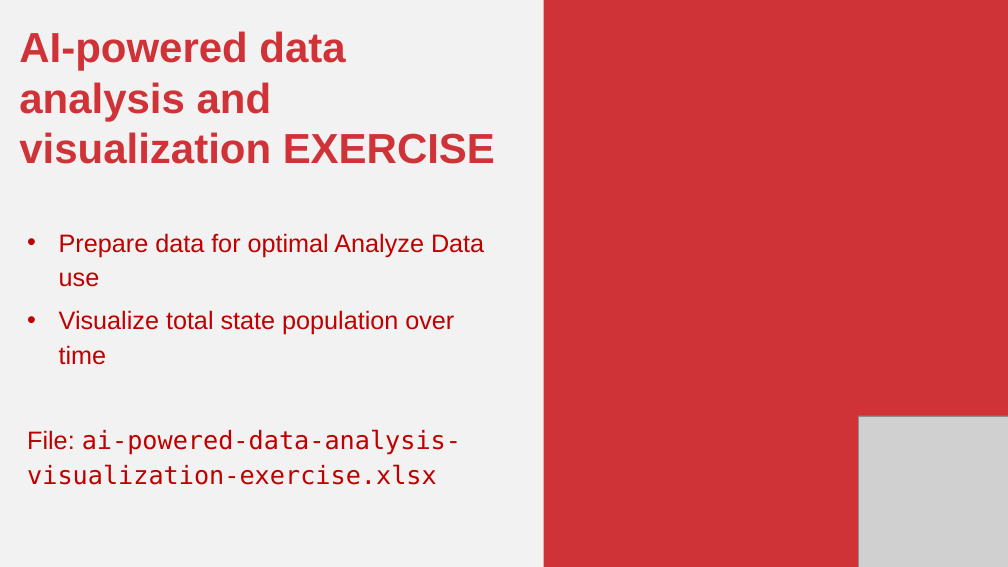
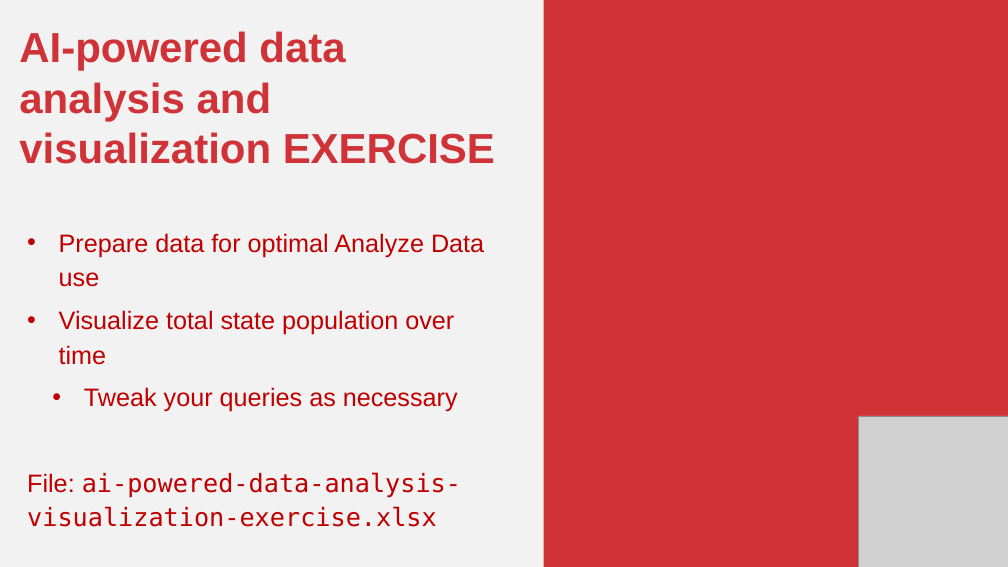
Before and after one commit to stringfestdata/xlgs-2024-analytics-2_0, a slide deck: slide 17 of xlgs-analytics-2_0-slides.pptx. Drawn at 1008x567 pixels with LibreOffice and Linux fonts; fonts in the diff are those of the drawing; grey boxes stand for pictures. Boxes give left, top, right and bottom in pixels: in the first picture for what was removed or moved away, otherwise in the second. Text is boxed around its words. In the diff, an @@ line names an element or a change of style, - is before the commit and + after.

```diff
--- a/xlgs-analytics-2_0-slides.pptx
+++ b/xlgs-analytics-2_0-slides.pptx
@@ text at <box>84,387,458,412</box>: paragraph added @@
+  • Tweak your queries as necessary
```
Also in this commit, not shown: 1 other slide changed, 4 other files.
